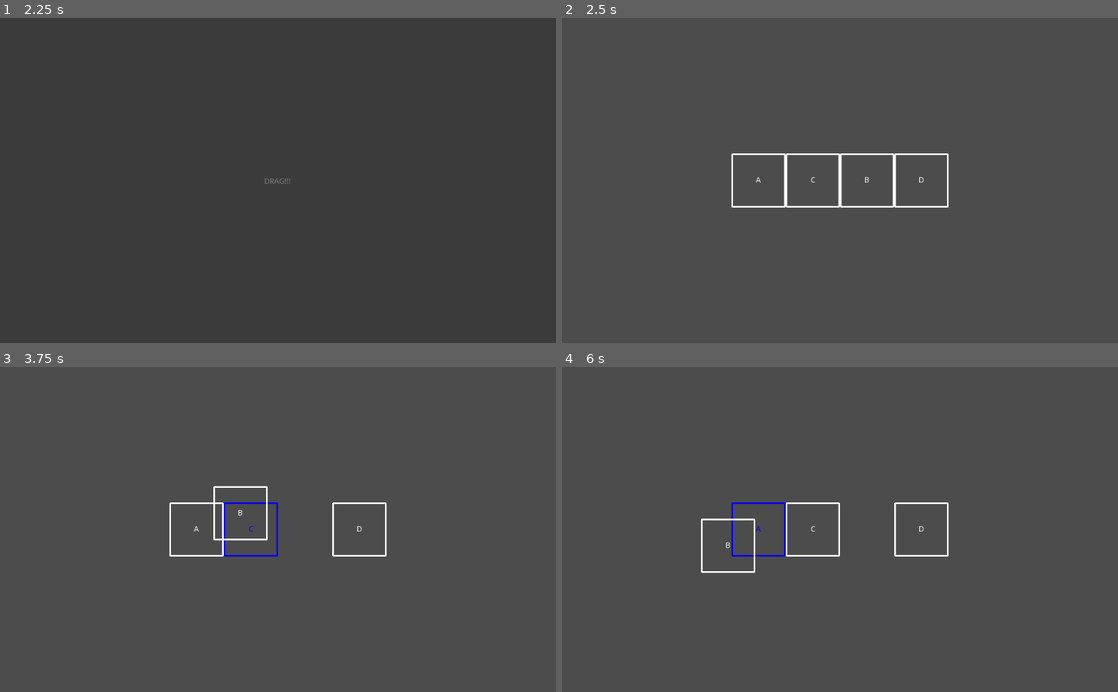
Above: before the commit, frames 1-4 (two rows, left to right).
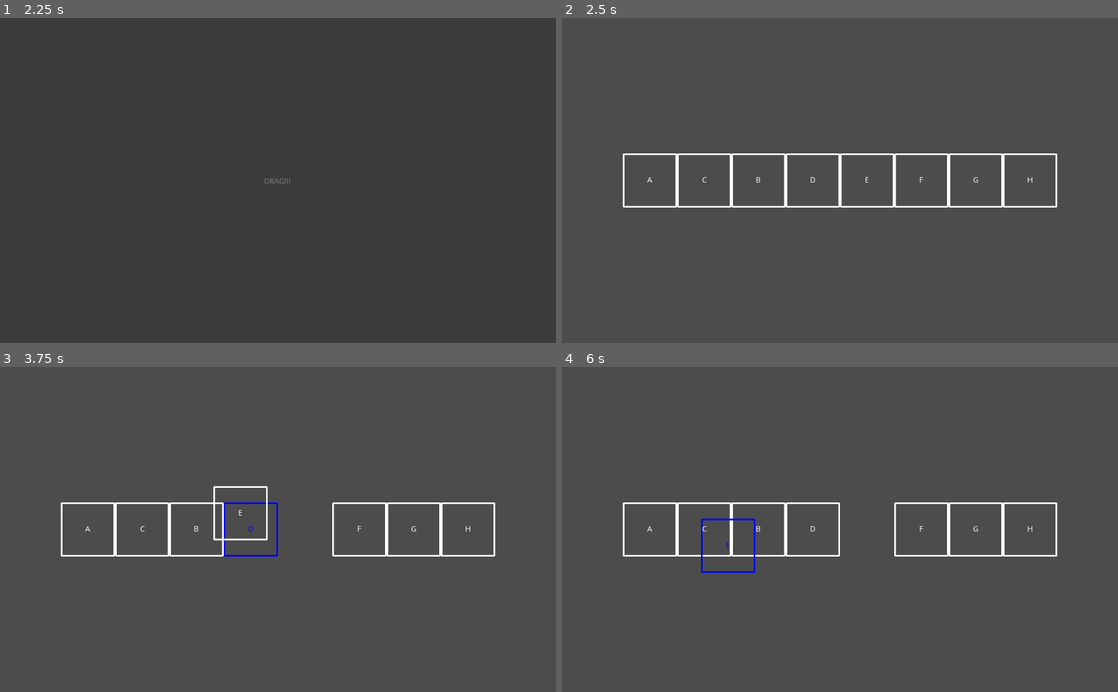
Above: after the commit, the same moments.

Repository: ericdsw/global_game_jam_2020
Game: Godot game, scene res://Game.tscn
The game is run twice, just before and just after one commit, with the same random seed, the same clock (stepped at 60 frames per second) and the same inputs.
Inputs (mouse positions are in pixels of both pictures, inside the frame that each line leads up to):
- Up to frame 1 (2.25 s): click "Start Game" at 0.5 s; tap Enter (ui_accept) at 1.25, 1.52, 2 s; move the mouse to (250, 245) at 1.27 s; click (250, 245) at 1.42 s; drag from (444, 229) to (250, 245) at 2.02 s
- Up to frame 2 (2.5 s): no input
- Up to frame 3 (3.75 s): tap Enter (ui_accept) at 2.75, 3.5 s; move the mouse to (111, 480) at 2.77 s; click (111, 480) at 2.92 s; drag from (305, 529) to (111, 480) at 3.52 s
- Up to frame 4 (6 s): tap Enter (ui_accept) at 4.25, 4.52, 5 s; move the mouse to (756, 448) at 4.27 s; click (756, 448) at 4.42 s; drag from (962, 513) to (756, 448) at 5.02 s; move the mouse to (728, 545) at 5.77 s; click (728, 545) at 5.92 s

Frame 1 is identical in both runs. In frame 2, 1.0% of the frame differs, in the area x 10-90%, y 41-59%; in frame 3, 1.0%; in frame 4, 1.5%, in the area x 10-90%, y 41-64%.

Commit message:
Minor cube drag updates

Diff:
--- a/Screens/MiniGames/DragTheCubes/DragTheCubes.gd
+++ b/Screens/MiniGames/DragTheCubes/DragTheCubes.gd
@@ -1,7 +1,7 @@
 extends BaseMinigame
 
 const CUBE_PATH := "res://Screens/Minigames/DragTheCubes/Elements/LetterCube.tscn"
-const POSSIBLE_LETTERS := ["A", "B", "C", "D"]
+const POSSIBLE_LETTERS := ["A", "B", "C", "D", "E", "F", "G", "H"]
 
 var _cubes := []
 
@@ -21,6 +21,7 @@
 	_select_letters()
 
 func _process(_delta: float) -> void:
+
 	if _current_cube != null and !_performing_swap:
 		_current_cube.global_position = get_global_mouse_position() - _offset_to_cur_cube
 		var _areas = _current_cube.detection_area.get_overlapping_areas()
@@ -34,7 +35,9 @@
 				if _closest_cube == null:
 					_closest_cube = area.get_parent()
 				else:
-					if _closest_cube.global_position.distance_to(_current_cube.global_position) > area.get_parent().global_position.distance_to(_current_cube.global_position):
+					var _close_cube_dist = _closest_cube.global_position.distance_to(_current_cube.global_position)
+					var _cur_dist = area.get_parent().global_position.distance_to(_current_cube.global_position)
+					if _close_cube_dist > _cur_dist:
 						_closest_cube = area.get_parent()
 
 		if _closest_cube != null:
@@ -55,10 +58,7 @@
 
 				for cube in _cubes:
 					cube.modulate = Color.white
-
 				_check_change()
-#				_current_cube = null
-#				_offset_to_cur_cube = Vector2()
 
 
 func start(difficulty := 1) -> void:
@@ -85,7 +85,10 @@
 			else:
 				var _cur_cube := area.get_parent() as LetterCube
 				var _check_pos := _current_cube.global_position
-				if _cur_cube.global_position.distance_to(_check_pos) < _cube_to_swap.global_position.distance_to(_check_pos):
+				var _cur_dist : int = _cur_cube.global_position.distance_to(_check_pos)
+				var _swap_dist : int = _cube_to_swap.global_position.distance_to(_check_pos)
+
+				if _cur_dist < _swap_dist:
 					_cube_to_swap = _cur_cube
 
 		_current_cube.move_to(_cube_to_swap.global_position)
@@ -116,7 +119,7 @@
 
 	_swap_cubes(_rand_change_pair_1, _rand_change_pair_2)
 
-func _swap_cubes(pos1, pos2) -> void:
+func _swap_cubes(pos1: int, pos2: int) -> void:
 	var _temporal = _selected_letters[pos1]
 	_selected_letters[pos1] = _selected_letters[pos2]
 	_selected_letters[pos2] = _temporal
